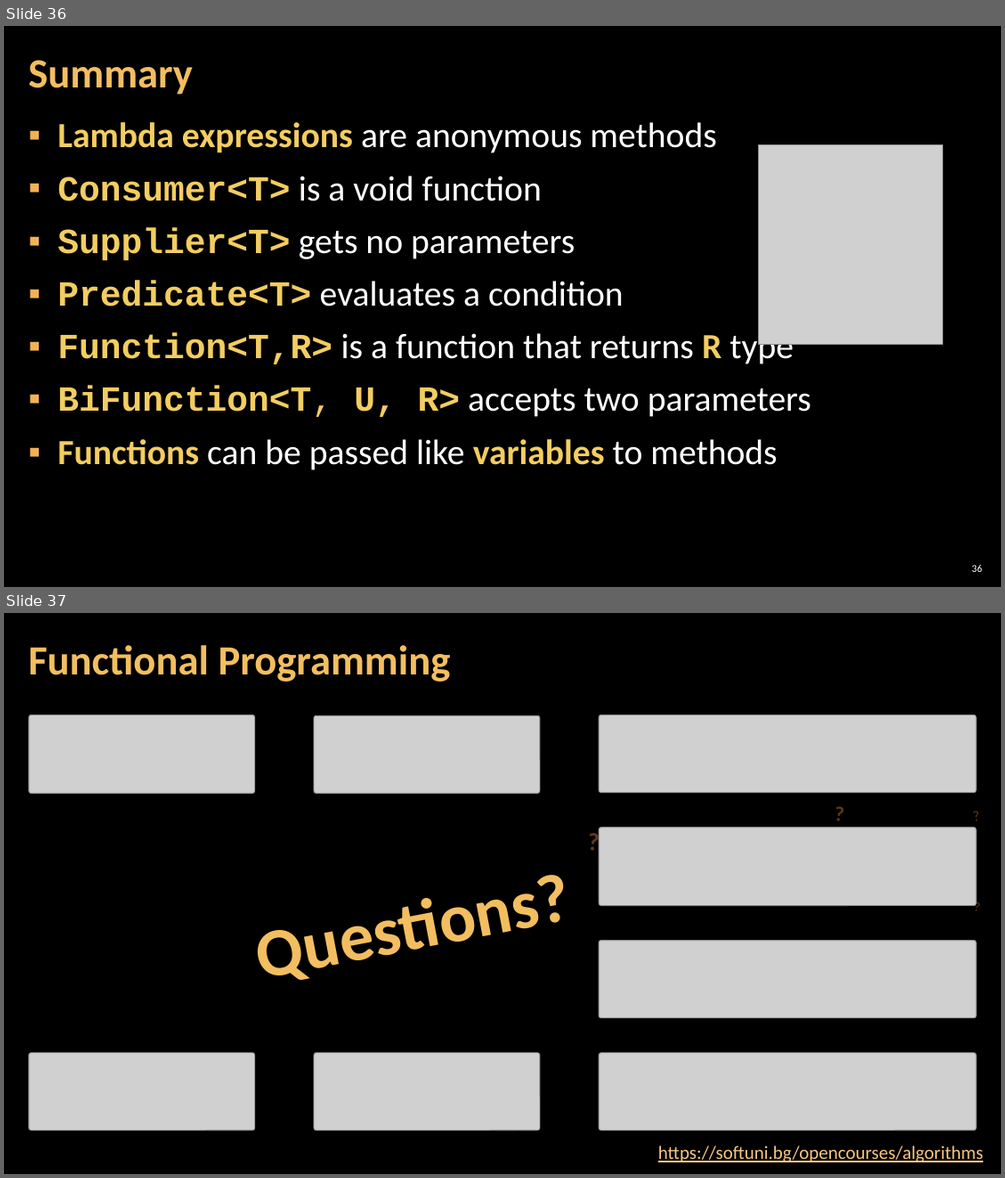
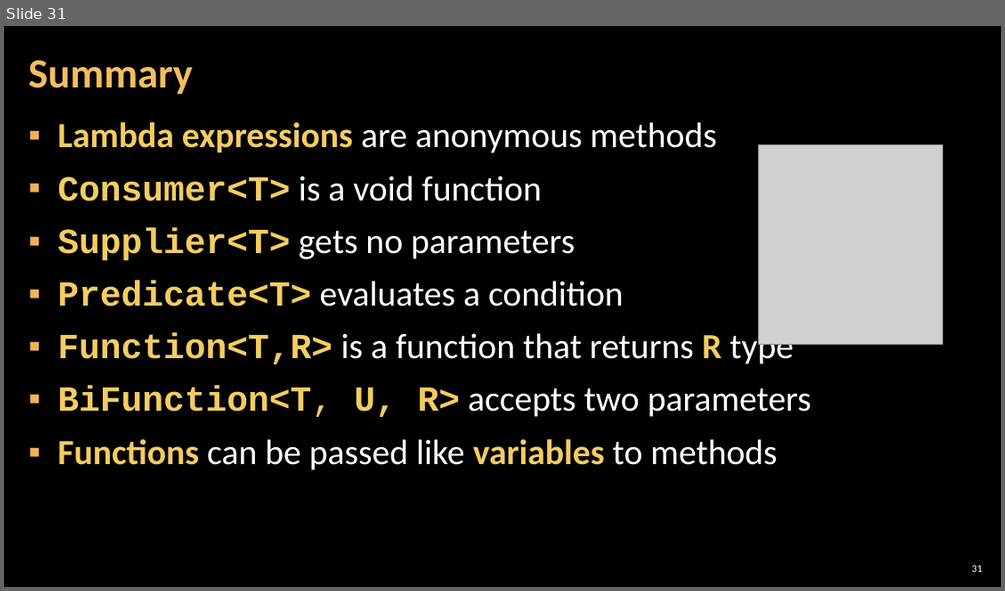
Before and after one commit to Tuscann/JAVA---Advanced---2017, a slide deck: 13.FUNCTIONAL PROGRAMMING/06. Java-Advanced-Functional-Programming.pptx. Shown one above the other, each under a label of ours: slides 36 and 37 before the commit, slide 31 after it. The pictures are 1005x1178 and 1005x591 pixels, drawn with LibreOffice and Linux fonts; fonts in the diff are those of the drawing; grey boxes stand for pictures; background and template pictures are left out. Boxes give left, top, right and bottom in pixels: in the first picture for what was removed or moved away, otherwise in the second. Text is boxed around its words. In the diff, an @@ line names an element or a change of style, - is before the commit and + after.

```diff
--- a/13.FUNCTIONAL PROGRAMMING/06. Java-Advanced-Functional-Programming.pptx
+++ b/13.FUNCTIONAL PROGRAMMING/06. Java-Advanced-Functional-Programming.pptx
@@ slide 37 removed at (4, 613, 1001, 1174), background picture (left out) @@
@@ title removed at (28, 645, 451, 682) @@
-Functional Programming
@@ picture removed at (29, 714, 254, 793) @@
@@ picture removed at (314, 715, 540, 793) @@
@@ picture removed at (599, 714, 976, 793) @@
@@ text removed at (825, 795, 853, 831) @@
-?
@@ text removed at (579, 821, 608, 860) @@
-?
@@ text removed at (963, 801, 988, 830) @@
-?
@@ text removed at (222, 850, 602, 996) @@
-Questions?
@@ picture removed at (599, 827, 976, 906) @@
@@ text removed at (965, 893, 990, 919) @@
-?
@@ picture removed at (599, 941, 976, 1018) @@
@@ text removed at (750, 941, 779, 974) @@
-?
@@ text removed at (945, 996, 966, 1018) @@
-?
@@ picture removed at (29, 1053, 254, 1130) @@
@@ picture removed at (314, 1053, 540, 1130) @@
@@ picture removed at (599, 1053, 976, 1130) @@
@@ text removed at (500, 1111, 526, 1140) @@
-?
@@ text removed at (658, 1145, 983, 1162) @@
-https://softuni.bg/opencourses/algorithms
@@ what was slide 36 is now slide 31 @@
@@ page number at (971, 564, 982, 572): text changed @@
-36
+31
```
Also in this commit, not shown: 6 other slides removed, 35 other files.
